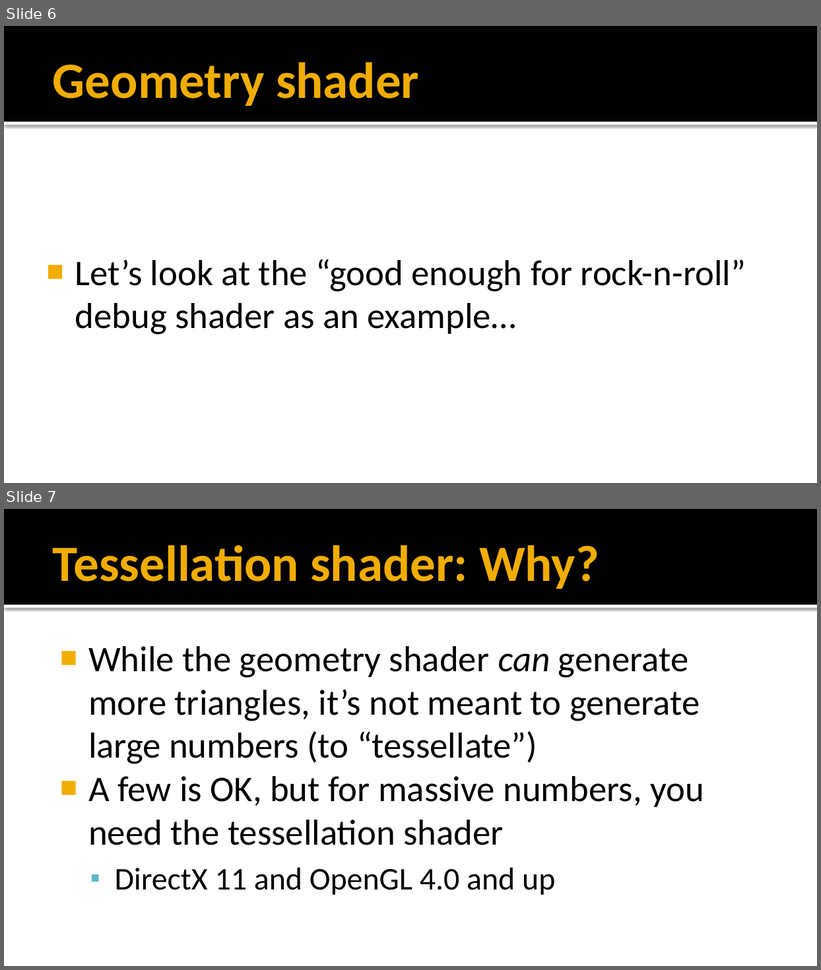
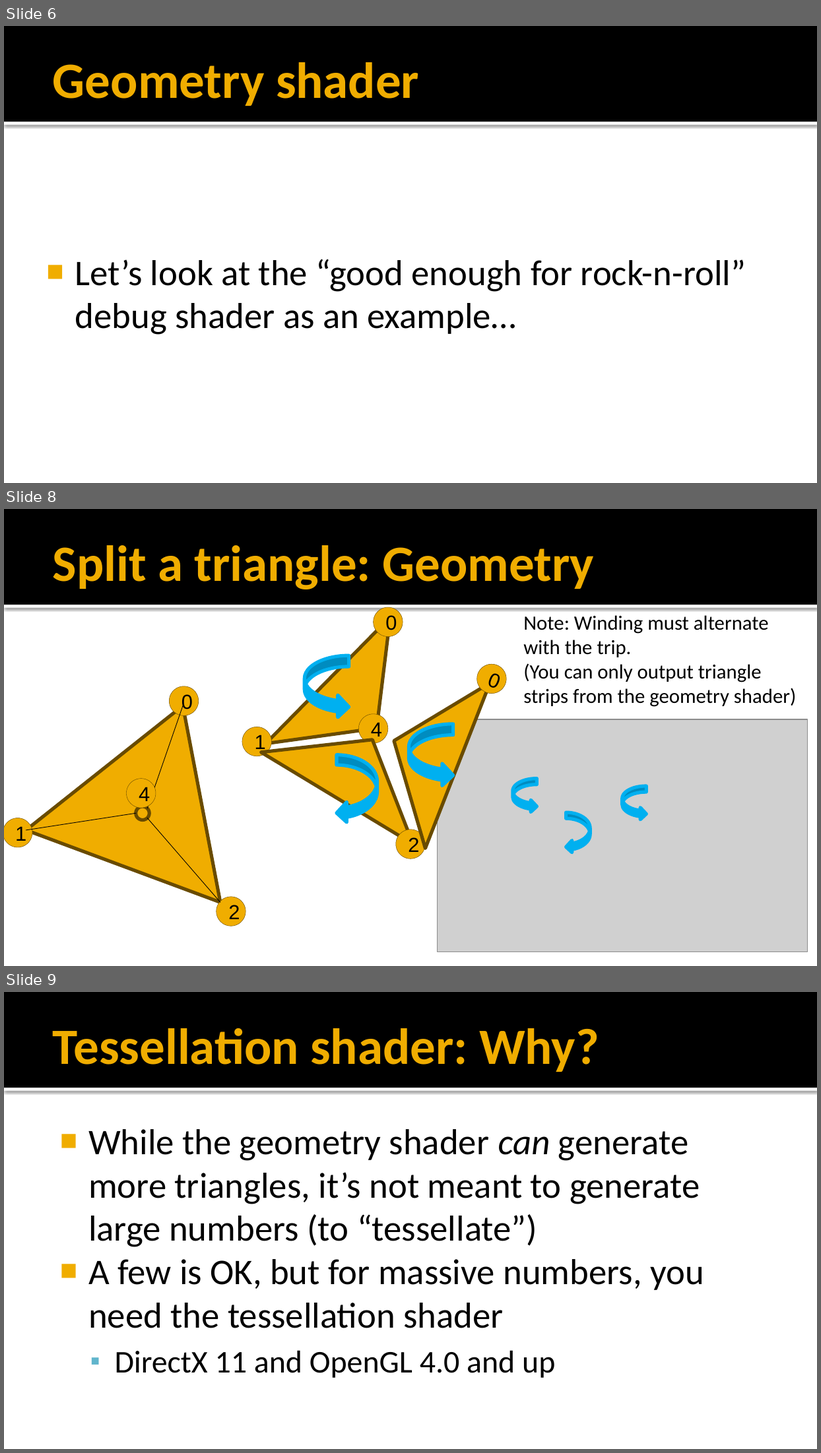
Before and after one commit to FeeneyCodes/GDP202425, a slide deck: 6020_Graph_2_(2025)/Day2Day/Week_10_Geometry_Tessellation/6020_W10_Geometry_Tessellation.pptx. Shown one above the other, each under a label of ours: slides 6 and 7 before the commit, slides 6, 8 and 9 after it; the slides between them are not shown. The pictures are 821x970 and 821x1453 pixels, drawn with LibreOffice and Linux fonts; fonts in the diff are those of the drawing; grey boxes stand for pictures. Boxes give left, top, right and bottom in pixels: in the first picture for what was removed or moved away, otherwise in the second. Text is boxed around its words. In the diff, an @@ line names an element or a change of style, - is before the commit and + after.

Commit message:
Geometry shader that splits 1 triangle into 3

```diff
--- a/6020_Graph_2_(2025)/Day2Day/Week_10_Geometry_Tessellation/6020_W10_Geometry_Tessellation.pptx
+++ b/6020_Graph_2_(2025)/Day2Day/Week_10_Geometry_Tessellation/6020_W10_Geometry_Tessellation.pptx
@@ slide 8 added at (x1=4, y1=509, x2=817, y2=966), background #FFFFFF; not listed: 2 template elements that a slide beside it also shows @@
@@ title added at (x1=53, y1=545, x2=595, y2=590), 45 pt, text #F0AD00, bold @@
+Split a triangle: Geometry
@@ text added at (x1=523, y1=615, x2=796, y2=707), 18 pt, text #000000 @@
+Note: Winding must alternate with the trip.
+(You can only output triangle strips from the geometry shader)
@@ curved right arrow added at (x1=305, y1=656, x2=350, y2=718), fill #00B0F0, outline #00B0F0 3 pt @@
@@ triangle added at (x1=362, y1=658, x2=490, y2=849), fill #F0AD00, outline #694C00 3 pt @@
@@ ellipse added at (x1=473, y1=660, x2=511, y2=698), fill #F0AD00, outline #694C00 0.25 pt, 18 pt, text #000000 @@
+0
@@ triangle added at (x1=26, y1=670, x2=281, y2=903), fill #F0AD00, outline #694C00 3 pt @@
@@ ellipse added at (x1=169, y1=687, x2=198, y2=716), fill #F0AD00, outline #694C00 0.25 pt, 18 pt, text #000000 @@
+0
@@ line added from (183, 706) to (147, 809), #000000 0.5 pt @@
@@ triangle added at (x1=261, y1=694, x2=449, y2=844), fill #F0AD00, outline #694C00 3 pt @@
@@ group added at (x1=242, y1=607, x2=439, y2=791): 3 ellipses, 1 triangle @@
+0
+1
+4
@@ curved right arrow added at (x1=409, y1=724, x2=453, y2=787), fill #00B0F0, outline #00B0F0 3 pt @@
@@ picture added at (x1=438, y1=720, x2=807, y2=952) @@
@@ curved left arrow added at (x1=337, y1=755, x2=377, y2=824), fill #00B0F0, outline #00B0F0 3 pt @@
@@ ellipse added at (x1=127, y1=779, x2=156, y2=808), fill #F0AD00, outline #694C00 0.25 pt, 18 pt, text #000000 @@
+4
@@ curved right arrow added at (x1=513, y1=779, x2=537, y2=813), fill #00B0F0, outline #00B0F0 3 pt @@
@@ curved right arrow added at (x1=622, y1=786, x2=646, y2=821), fill #00B0F0, outline #00B0F0 3 pt @@
@@ ellipse added at (x1=4, y1=818, x2=32, y2=848), fill #F0AD00, outline #694C00 0.25 pt, 18 pt, text #000000 @@
+1
@@ line added from (26, 830) to (136, 813), #000000 0.5 pt @@
@@ ellipse added at (x1=136, y1=807, x2=150, y2=821), fill #F0AD00, outline #694C00 3 pt @@
@@ line added from (147, 818) to (220, 902), #000000 0.5 pt @@
@@ curved left arrow added at (x1=566, y1=813, x2=590, y2=853), fill #00B0F0, outline #00B0F0 3 pt @@
@@ ellipse added at (x1=396, y1=829, x2=425, y2=859), fill #F0AD00, outline #694C00 0.25 pt, 18 pt, text #000000 @@
+2
@@ ellipse added at (x1=217, y1=897, x2=246, y2=926), fill #F0AD00, outline #694C00 0.25 pt, 18 pt, text #000000 @@
+2
@@ what was slide 7 is now slide 9 @@
```
Also in this commit, not shown: 2 slides changed, 1 other slide added, 12 other files.
